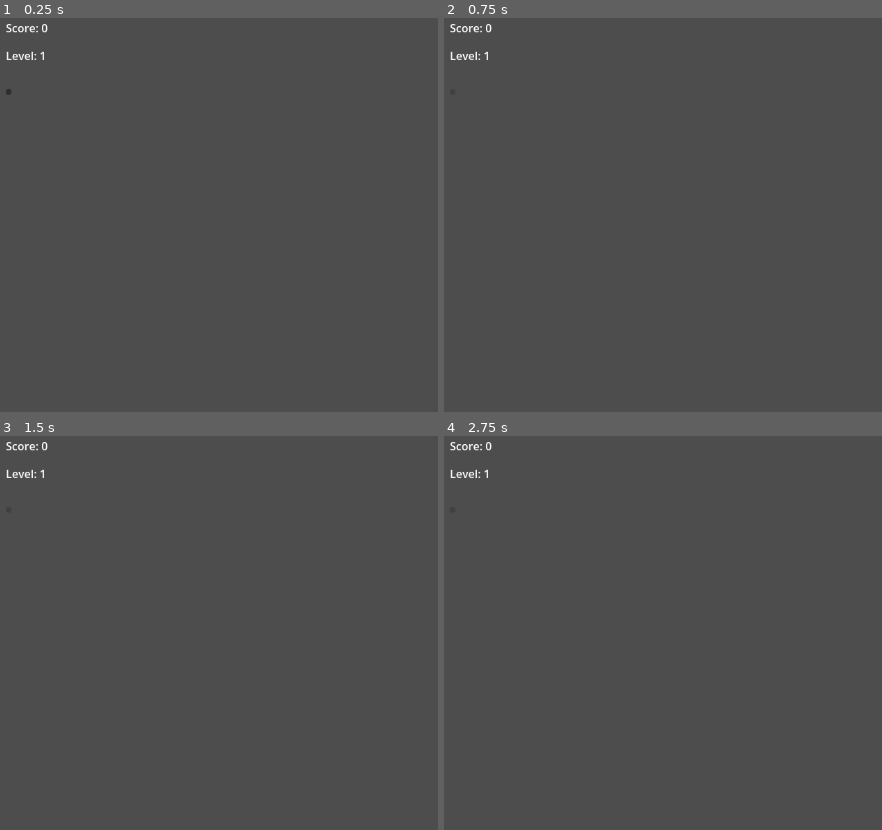
Above: before the commit, frames 1-4 (two rows, left to right).
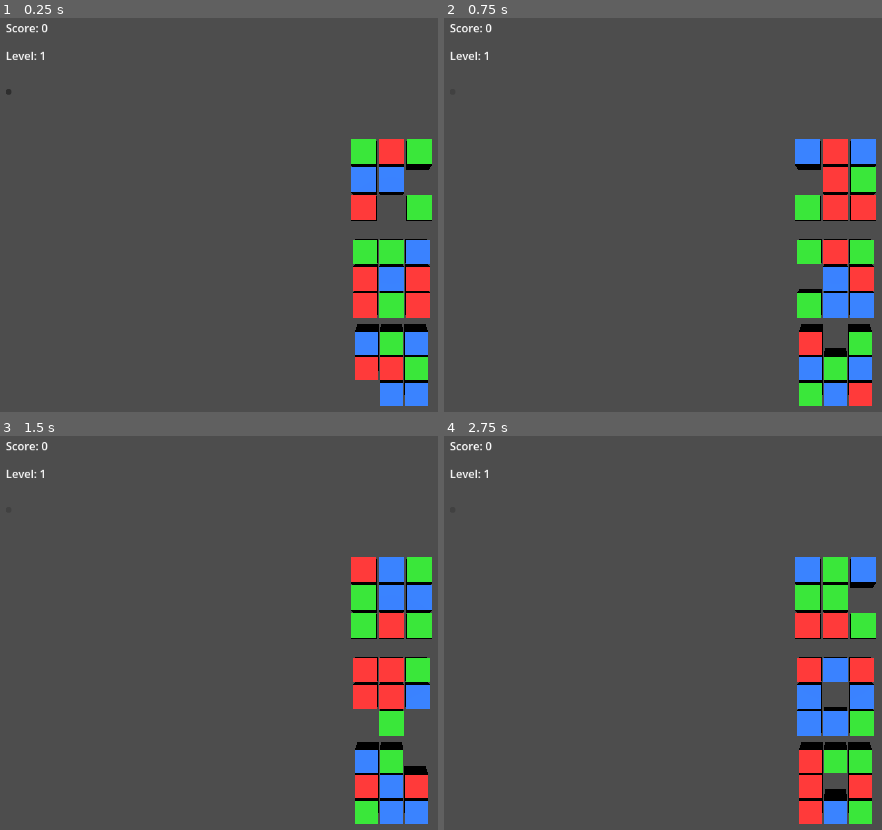
Above: after the commit, the same moments.

Repository: rochanehurst/TripleSort
Game: Godot game, scene res://scenes/core/GameScene.tscn
Two runs of this game, one before a commit and one after it. Both use one fixed random seed, a clock stepped at 60 frames per second and the inputs below.
Inputs (mouse positions are in pixels of both pictures, inside the frame that each line leads up to):
- Up to frame 1 (0.25 s): no input
- Up to frame 2 (0.75 s): click (452, 92) at 0.5 s
- Up to frame 3 (1.5 s): click (8, 510) at 1.25 s
- Up to frame 4 (2.75 s): click (452, 510) at 2 s

The runs differ from the first frame. In frame 1, 9.3% of the frame differs, in the area x 80-99%, y 30-99%; in frame 2, 9.4%; in frame 3, 9.3%; in frame 4, 9.5%.

Commit message:
Working shelf drag-and-match mechanic, no crashes

Diff:
--- a/autoloads/EventBus.gd
+++ b/autoloads/EventBus.gd
@@ -19,3 +19,6 @@
 # === UI ===
 signal hint_requested()
 signal pause_toggled(is_paused: bool)
+
+# === BOARD ===
+signal board_changed()
--- a/scenes/core/Board.tscn
+++ b/scenes/core/Board.tscn
@@ -6,7 +6,7 @@
 script = ExtResource("1_1r15o")
 
 [node name="Camera3D" type="Camera3D" parent="." unique_id=383198026]
-transform = Transform3D(1, 0, 0, 0, 1, 0, 0, 0, 1, 0, 0, 8)
+transform = Transform3D(1, 0, 0, 0, 1, 0, 0, 0, 1, 0, -2, 12)
 current = true
 
 [node name="DirectionalLight3D" type="DirectionalLight3D" parent="." unique_id=1997707191]
--- a/scenes/core/GameScene.tscn
+++ b/scenes/core/GameScene.tscn
@@ -4,6 +4,7 @@
 [ext_resource type="PackedScene" uid="uid://bvbqrnl8bj4dp" path="res://scenes/core/Board.tscn" id="2_bs5yt"]
 [ext_resource type="PackedScene" uid="uid://d0efv41km3djc" path="res://scenes/core/GameManager.tscn" id="4_0oerv"]
 [ext_resource type="PackedScene" uid="uid://c4c4y53x3sk3s" path="res://scenes/objects/MatchObject.tscn" id="5_bs5yt"]
+[ext_resource type="PackedScene" uid="uid://exv8ur1yl472" path="res://scenes/core/ShelfUnit.tscn" id="5_ij4fv"]
 [ext_resource type="PackedScene" uid="uid://bvu4oqw00cpae" path="res://scenes/ui/HUD.tscn" id="6_ij4fv"]
 
 [node name="GameScene" type="Node" unique_id=59745199]
@@ -13,5 +14,6 @@
 
 [node name="GameManager" parent="." unique_id=707595076 instance=ExtResource("4_0oerv")]
 match_object_scene = ExtResource("5_bs5yt")
+shelf_scene = ExtResource("5_ij4fv")
 
 [node name="Hud" parent="." unique_id=87750390 instance=ExtResource("6_ij4fv")]
--- a/scripts/core/Board.gd
+++ b/scripts/core/Board.gd
@@ -1,38 +1,30 @@
 extends Node3D
 
-const COLS: int = 6
-const ROWS: int = 7
-const LAYERS: int = 3
-
-const CELL_SIZE_X: float = 1.1
-const CELL_SIZE_Y: float = 1.1
-const LAYER_OFFSET_X: float = 0.15
-const LAYER_OFFSET_Y: float = 0.15
-const LAYER_OFFSET_Z: float = 0.5
+const SHELF_SPACING_Z: float = 0.6
+const SHELF_SPACING_Y: float = 4.0
 
 @onready var object_container: Node3D = $ObjectContainer
 @onready var camera: Camera3D = $Camera3D
 
-var _grid: Array = []
-var _active_objects: Array = []
+var shelves: Array = []
+var _dragging_object = null
+var _drag_origin_shelf = null
+var _drag_origin_row: int = -1
+var _drag_origin_col: int = -1
+var _drag_plane: Plane
 
 func _ready() -> void:
-	EventBus.match_found.connect(_on_match_found)
-	EventBus.slots_full.connect(_on_slots_full)
-	_init_grid()
+	EventBus.connect("board_changed", _on_board_changed)
 
-func _init_grid() -> void:
-	_grid.clear()
-	for layer in LAYERS:
-		var layer_data = []
-		for row in ROWS:
-			var row_data = []
-			for col in COLS:
-				row_data.append(null)
-			layer_data.append(row_data)
-		_grid.append(layer_data)
+func setup_shelves(shelf_scene: PackedScene, shelf_count: int) -> void:
+	for i in shelf_count:
+		var shelf = shelf_scene.instantiate()
+		object_container.add_child(shelf)
+		shelf.position = Vector3(0, -i * SHELF_SPACING_Y, -i * SHELF_SPACING_Z)
+		shelf.setup(i)
+		shelves.append(shelf)
 
-func spawn_objects(object_scene: PackedScene, type_ids: Array) -> void:
+func spawn_objects_at_slots(object_scene: PackedScene, type_ids: Array, slot_list: Array) -> void:
 	var type_colors = {
 		"type_a": Color(1, 0.2, 0.2),
 		"type_b": Color(0.2, 0.5, 1),
@@ -41,100 +33,108 @@
 		"type_e": Color(1, 0.4, 0.1),
 		"type_f": Color(0.8, 0.2, 1),
 	}
-	var idx = 0
-	for layer in LAYERS:
-		for row in ROWS:
-			for col in COLS:
-				if idx >= type_ids.size():
-					return
-				var obj = object_scene.instantiate()
-				object_container.add_child(obj)
-				obj.type_id = type_ids[idx]
-				obj.position = _grid_to_world(col, row, layer)
-				var mat = StandardMaterial3D.new()
-				mat.albedo_color = type_colors.get(obj.type_id, Color(1,1,1))
-				obj.get_node("MeshInstance3D").material_override = mat
-				_grid[layer][row][col] = obj
-				_active_objects.append(obj)
-				obj.grid_col = col
-				obj.grid_row = row
-				obj.grid_layer = layer
-				obj.on_removed_callback = _on_object_removed
-				_update_blocked_state(col, row, layer, obj)
-				idx += 1
-
-func _grid_to_world(col: int, row: int, layer: int) -> Vector3:
-	var board_width = COLS * CELL_SIZE_X
-	var board_height = ROWS * CELL_SIZE_Y
-	var x = (col * CELL_SIZE_X) - (board_width / 2.0) + (layer * LAYER_OFFSET_X)
-	var y = -(row * CELL_SIZE_Y) + (board_height / 2.0) - (layer * LAYER_OFFSET_Y)
-	var z = layer * LAYER_OFFSET_Z
-	return Vector3(x, y, z)
-
-func _update_blocked_state(col: int, row: int, layer: int, obj) -> void:
-	if layer == 0:
-		obj.set_blocked(false)
-		return
-	var blocked = _has_front_neighbor(col, row, layer)
-	obj.set_blocked(blocked)
-
-func _has_front_neighbor(col: int, row: int, layer: int) -> bool:
-	for front_layer in range(0, layer):
-		for dc in [-1, 0, 1]:
-			for dr in [-1, 0, 1]:
-				var nc = col + dc
-				var nr = row + dr
-				if nc < 0 or nc >= COLS or nr < 0 or nr >= ROWS:
-					continue
-				if _grid[front_layer][nr][nc] != null:
-					return true
-	return false
-
-func refresh_blocking() -> void:
-	for layer in LAYERS:
-		for row in ROWS:
-			for col in COLS:
-				var obj = _grid[layer][row][col]
-				if obj != null and is_instance_valid(obj):
-					_update_blocked_state(col, row, layer, obj)
-
-func _on_object_removed(col: int, row: int, layer: int) -> void:
-	_grid[layer][row][col] = null
-	refresh_blocking()
-	_active_objects = _active_objects.filter(
-		func(o): return o != null and is_instance_valid(o) and not o.is_collected
-	)
-	if _active_objects.is_empty():
-		EventBus.level_completed.emit()
+	for idx in type_ids.size():
+		var slot = slot_list[idx]
+		var shelf = shelves[slot.shelf]
+		var obj = object_scene.instantiate()
+		object_container.add_child(obj)
+		obj.type_id = type_ids[idx]
+		var mat = StandardMaterial3D.new()
+		mat.albedo_color = type_colors.get(obj.type_id, Color(1, 1, 1))
+		obj.get_node("MeshInstance3D").material_override = mat
+		var world_pos = shelf.get_slot_world_position(slot.row, slot.col)
+		obj.position = world_pos
+		shelf.place_object(obj, slot.row, slot.col)
 
 func _input(event: InputEvent) -> void:
-	if event is InputEventScreenTouch and event.pressed:
-		_handle_tap(event.position)
-	elif event is InputEventMouseButton and event.pressed:
-		_handle_tap(event.position)
+	if event is InputEventMouseButton:
+		if event.pressed and event.button_index == MOUSE_BUTTON_LEFT:
+			_try_start_drag(event.position)
+		elif not event.pressed and event.button_index == MOUSE_BUTTON_LEFT:
+			_try_drop()
+	elif event is InputEventScreenTouch:
+		if event.pressed:
+			_try_start_drag(event.position)
+		else:
+			_try_drop()
+	elif event is InputEventMouseMotion and _dragging_object != null:
+		_update_drag(event.position)
+	elif event is InputEventScreenDrag and _dragging_object != null:
+		_update_drag(event.position)
 
-func _handle_tap(screen_pos: Vector2) -> void:
-	print("Tap at: ", screen_pos)
+func _try_start_drag(screen_pos: Vector2) -> void:
 	var from = camera.project_ray_origin(screen_pos)
 	var to = from + camera.project_ray_normal(screen_pos) * 100.0
 	var space = get_world_3d().direct_space_state
 	var query = PhysicsRayQueryParameters3D.create(from, to)
 	var result = space.intersect_ray(query)
-	print("Ray result: ", result)
 	if result and result.collider is StaticBody3D:
 		var obj = result.collider
-		if obj.has_method("on_tapped") and not obj.is_blocked:
-			obj.on_tapped()
+		if obj.has_method("start_drag") and not obj.is_blocked:
+			_dragging_object = obj
+			_drag_origin_shelf = obj.current_shelf
+			_drag_origin_row = obj.grid_row
+			_drag_origin_col = obj.grid_col
+			_drag_origin_shelf.remove_object(_drag_origin_row, _drag_origin_col)
+			_drag_plane = Plane(Vector3(0, 0, 1), obj.global_position.z)
+			obj.start_drag()
 
-func _on_match_found(_type_id: String) -> void:
-	pass
+func _update_drag(screen_pos: Vector2) -> void:
+	var from = camera.project_ray_origin(screen_pos)
+	var dir = camera.project_ray_normal(screen_pos)
+	var hit = _drag_plane.intersects_ray(from, dir)
+	if hit:
+		_dragging_object.global_position = hit
 
-func _on_slots_full() -> void:
-	EventBus.level_failed.emit()
+func _try_drop() -> void:
+	if _dragging_object == null:
+		return
+	var best_shelf = null
+	var best_row = -1
+	var best_col = -1
+	var best_dist = INF
+
+	for shelf in shelves:
+		for row in shelf.ROW_COUNT:
+			for col in shelf.SLOTS_PER_ROW:
+				if not shelf.is_slot_empty(row, col):
+					continue
+				var slot_pos = shelf.get_slot_world_position(row, col)
+				var drag_pos_2d = Vector2(_dragging_object.global_position.x, _dragging_object.global_position.y)
+				var slot_pos_2d = Vector2(slot_pos.x, slot_pos.y)
+				var dist = drag_pos_2d.distance_to(slot_pos_2d)
+				if dist < best_dist:
+					best_dist = dist
+					best_shelf = shelf
+					best_row = row
+					best_col = col
+
+	if best_shelf != null and best_dist < best_shelf.SLOT_SIZE * 0.75:
+		best_shelf.place_object(_dragging_object, best_row, best_col)
+		_dragging_object.global_position = best_shelf.get_slot_world_position(best_row, best_col)
+		_dragging_object.end_drag()
+		best_shelf.check_matches()
+		_dragging_object = null
+	else:
+		_drag_origin_shelf.place_object(_dragging_object, _drag_origin_row, _drag_origin_col)
+		_dragging_object.global_position = _drag_origin_shelf.get_slot_world_position(
+			_drag_origin_row, _drag_origin_col)
+		_dragging_object.end_drag()
+		_dragging_object = null
+
+func _on_board_changed() -> void:
+	_check_win()
+
+func _check_win() -> void:
+	for shelf in shelves:
+		for row in shelf.ROW_COUNT:
+			for col in shelf.SLOTS_PER_ROW:
+				if not shelf.is_slot_empty(row, col):
+					return
+	EventBus.level_completed.emit()
 
 func clear_board() -> void:
-	for obj in _active_objects:
-		if is_instance_valid(obj):
-			obj.queue_free()
-	_active_objects.clear()
-	_init_grid()
+	for shelf in shelves:
+		if is_instance_valid(shelf):
+			shelf.queue_free()
+	shelves.clear()
--- a/scripts/core/GameManager.gd
+++ b/scripts/core/GameManager.gd
@@ -1,6 +1,8 @@
 extends Node
 
 @export var match_object_scene: PackedScene
+@export var shelf_scene: PackedScene
+@export var shelf_count: int = 3
 
 var _board: Node3D
 
@@ -14,6 +16,26 @@
 func start_level() -> void:
 	GameState.reset_for_level()
 	_board.clear_board()
+	_board.setup_shelves(shelf_scene, shelf_count)
+
+	# Build slot positions and shuffle them so empty slots are random
+	var all_slots = []
+	for shelf_idx in shelf_count:
+		for row in 3:
+			for col in 3:
+				all_slots.append({"shelf": shelf_idx, "row": row, "col": col})
+	all_slots.shuffle()
+
+	# 3 shelves x 3 rows x 3 cols = 27 slots
+	# Use 24 slots (8 per type x 3 types), leave 3 empty
+	var types = ["type_a", "type_b", "type_c"]
+	var type_ids = []
+	for t in types:
+		for i in 8:
+			type_ids.append(t)
+	type_ids.shuffle()
+
+	_board.spawn_objects_at_slots(match_object_scene, type_ids, all_slots)
 	EventBus.level_started.emit()
 
 func _on_level_completed() -> void:
--- a/scripts/core/GameScene.gd
+++ b/scripts/core/GameScene.gd
@@ -5,3 +5,4 @@
 
 func _ready() -> void:
 	game_manager.setup(board)
+	game_manager.start_level()
--- a/scripts/core/ShelfUnit.gd
+++ b/scripts/core/ShelfUnit.gd
@@ -1,11 +1,11 @@
 extends Node3D
 
-const SLOTS_PER_ROW: int = 6
+const SLOTS_PER_ROW: int = 3
 const ROW_COUNT: int = 3
 const SLOT_SIZE: float = 1.1
 
-var depth_index: int = 0      # 0 = front, 1 = back, etc.
-var slots: Array = []         # 2D array [row][col] of slot data
+var depth_index: int = 0
+var slots: Array = []
 
 @onready var slots_container: Node3D = $SlotsContainer
 
@@ -40,22 +40,32 @@
 	return slots[row][col]
 
 func check_matches() -> void:
+	# Clean stale references first
+	for row in ROW_COUNT:
+		for col in SLOTS_PER_ROW:
+			if slots[row][col] != null and not is_instance_valid(slots[row][col]):
+				slots[row][col] = null
+
 	for row in ROW_COUNT:
 		for col in range(SLOTS_PER_ROW - 2):
 			var a = slots[row][col]
 			var b = slots[row][col + 1]
 			var c = slots[row][col + 2]
-			if a != null and b != null and c != null:
-				if a.type_id == b.type_id and b.type_id == c.type_id:
-					_clear_match(row, col)
-					return
+			if a == null or b == null or c == null:
+				continue
+			if a.type_id == b.type_id and b.type_id == c.type_id:
+				_clear_match(row, col)
+				return
 
 func _clear_match(row: int, start_col: int) -> void:
+	var matched_type = ""
 	for col in range(start_col, start_col + 3):
 		var obj = slots[row][col]
-		if obj != null:
+		if obj != null and is_instance_valid(obj):
+			matched_type = obj.type_id
 			slots[row][col] = null
 			obj.play_match_animation()
-	EventBus.match_found.emit(slots[row][start_col].type_id if slots[row][start_col] else "")
-	GameState.add_score(100)
-	EventBus.emit_signal("board_changed")
+	if matched_type != "":
+		EventBus.match_found.emit(matched_type)
+		GameState.add_score(100)
+		EventBus.board_changed.emit()
--- a/scripts/objects/MatchObject.gd
+++ b/scripts/objects/MatchObject.gd
@@ -6,48 +6,32 @@
 var is_blocked: bool = false
 
 # === GRID POSITION ===
+var grid_row: int = 0
 var grid_col: int = 0
-var grid_row: int = 0
-var grid_layer: int = 0
-
-# === CALLBACK ===
-var on_removed_callback: Callable
+var current_shelf = null
 
 # === NODES ===
 @onready var mesh: MeshInstance3D = $MeshInstance3D
-@onready var anim: AnimationPlayer = $AnimationPlayer
 
 func set_blocked(blocked: bool) -> void:
 	is_blocked = blocked
-	# Visual feedback — blocked objects appear darker
 	if mesh.material_override:
 		var mat = mesh.material_override as StandardMaterial3D
 		if mat:
-			mat.albedo_color.a = 0.4 if blocked else 1.0
-			mesh.material_override = mat
+			mat.albedo_color.a = 0.35 if blocked else 1.0
 
-func on_tapped() -> void:
-	print("Tapped! is_collected=", is_collected, " is_blocked=", is_blocked)
-	if is_collected or is_blocked:
-		return
-	is_collected = true
-	EventBus.object_tapped.emit(self)
-	_play_collect_animation()
+func start_drag() -> void:
+	var tween = create_tween()
+	tween.tween_property(self, "scale", Vector3(1.15, 1.15, 1.15), 0.1)
 
-func _play_collect_animation() -> void:
+func end_drag() -> void:
 	var tween = create_tween()
-	tween.tween_property(self, "scale", Vector3.ZERO, 0.2)\
+	tween.tween_property(self, "scale", Vector3.ONE, 0.1)
+
+func play_match_animation() -> void:
+	var tween = create_tween()
+	tween.tween_property(self, "scale", Vector3(1.3, 1.3, 1.3), 0.1)
+	tween.tween_property(self, "scale", Vector3.ZERO, 0.15)\
 		.set_trans(Tween.TRANS_BACK)\
 		.set_ease(Tween.EASE_IN)
-	tween.tween_callback(_on_collect_finished)
-
-func _on_collect_finished() -> void:
-	if on_removed_callback.is_valid():
-		on_removed_callback.call(grid_col, grid_row, grid_layer)
-	queue_free()
-
-func highlight(on: bool) -> void:
-	if mesh.material_override:
-		var mat = mesh.material_override as StandardMaterial3D
-		if mat:
-			mat.emission_enabled = on
+	tween.tween_callback(queue_free)
